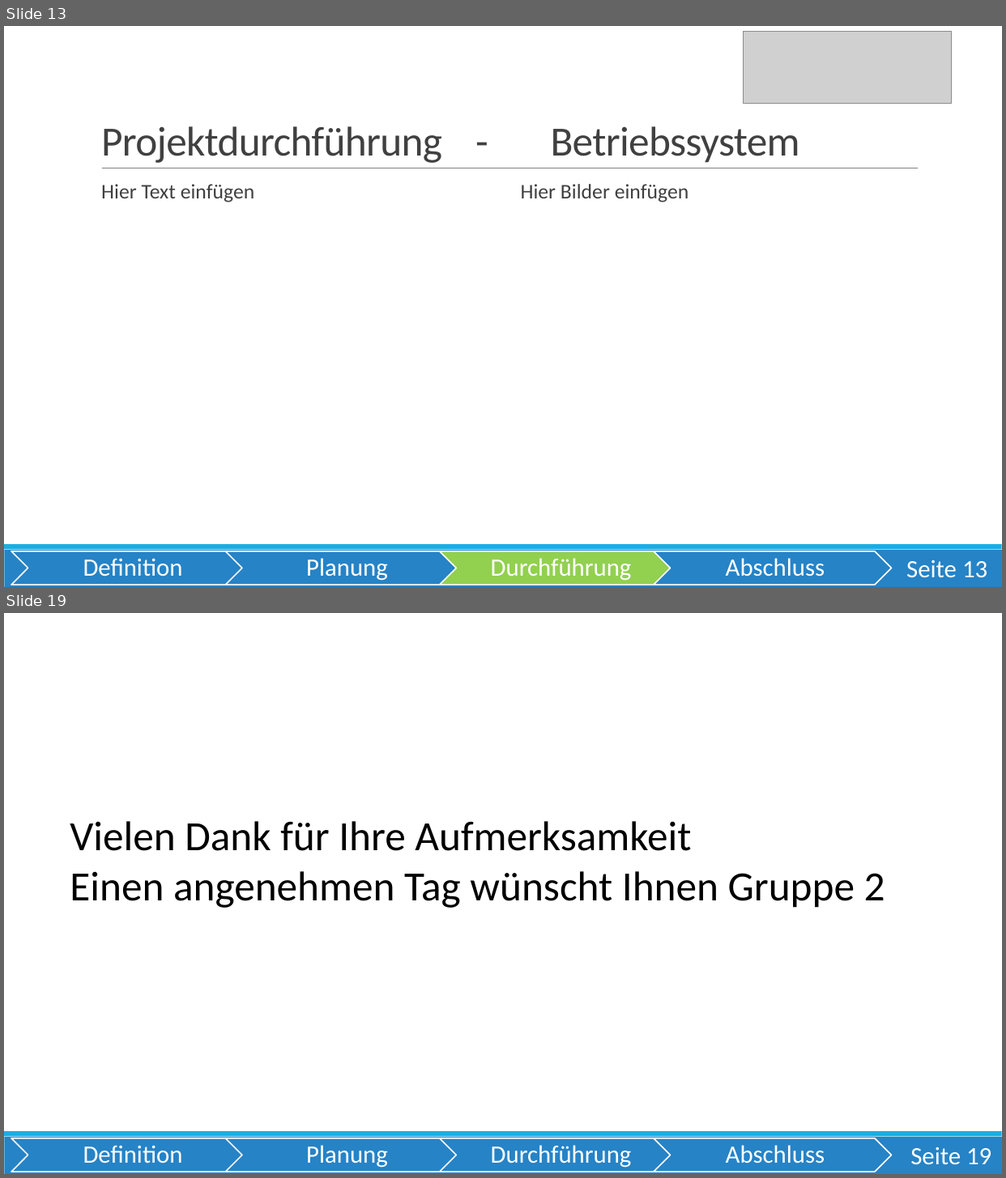
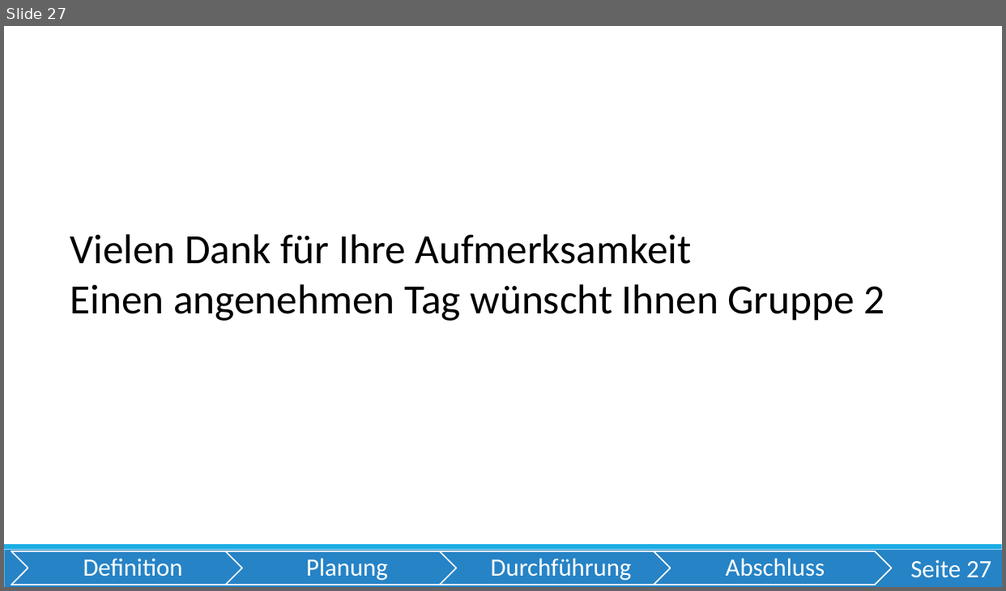
Before and after one commit to OberstufenprojektVOIP/OSP_VOIP, a slide deck: Pr-sentation/Präsentation VoIP Echt.pptx. Shown one above the other, each under a label of ours: slides 13 and 19 before the commit, slide 27 after it; the slides between them are not shown. The pictures are 1006x1178 and 1006x591 pixels, drawn with LibreOffice and Linux fonts; fonts in the diff are those of the drawing; grey boxes stand for pictures. Boxes give left, top, right and bottom in pixels: in the first picture for what was removed or moved away, otherwise in the second. Text is boxed around its words. In the diff, an @@ line names an element or a change of style, - is before the commit and + after.

```diff
--- a/Pr-sentation/Präsentation VoIP Echt.pptx
+++ b/Pr-sentation/Präsentation VoIP Echt.pptx
@@ slide 13 removed at [4,26,1002,587], background #FFFFFF; not listed: 2 template elements that a slide beside it also shows @@
@@ picture removed at [744,31,952,104] @@
@@ title removed at [101,126,800,163] @@
-Projektdurchführung - Betriebssystem
@@ line removed from (102, 169) to (918, 169) @@
@@ text removed at [101,184,255,203] @@
-  Hier Text einfügen
@@ text removed at [521,184,689,203] @@
-  Hier Bilder einfügen
@@ group removed at [11,552,892,585]: 4 chevrons, 4 texts @@
-Definition
-Planung
-Durchführung
-Abschluss
@@ page number removed at [906,561,987,578] @@
-Seite 13
@@ what was slide 19 is now slide 27 @@
@@ page number at [910,561,991,578]: text changed @@
-Seite 19
+Seite 27
```
Also in this commit, not shown: 13 slides changed, 11 slides added, 2 other slides removed.
